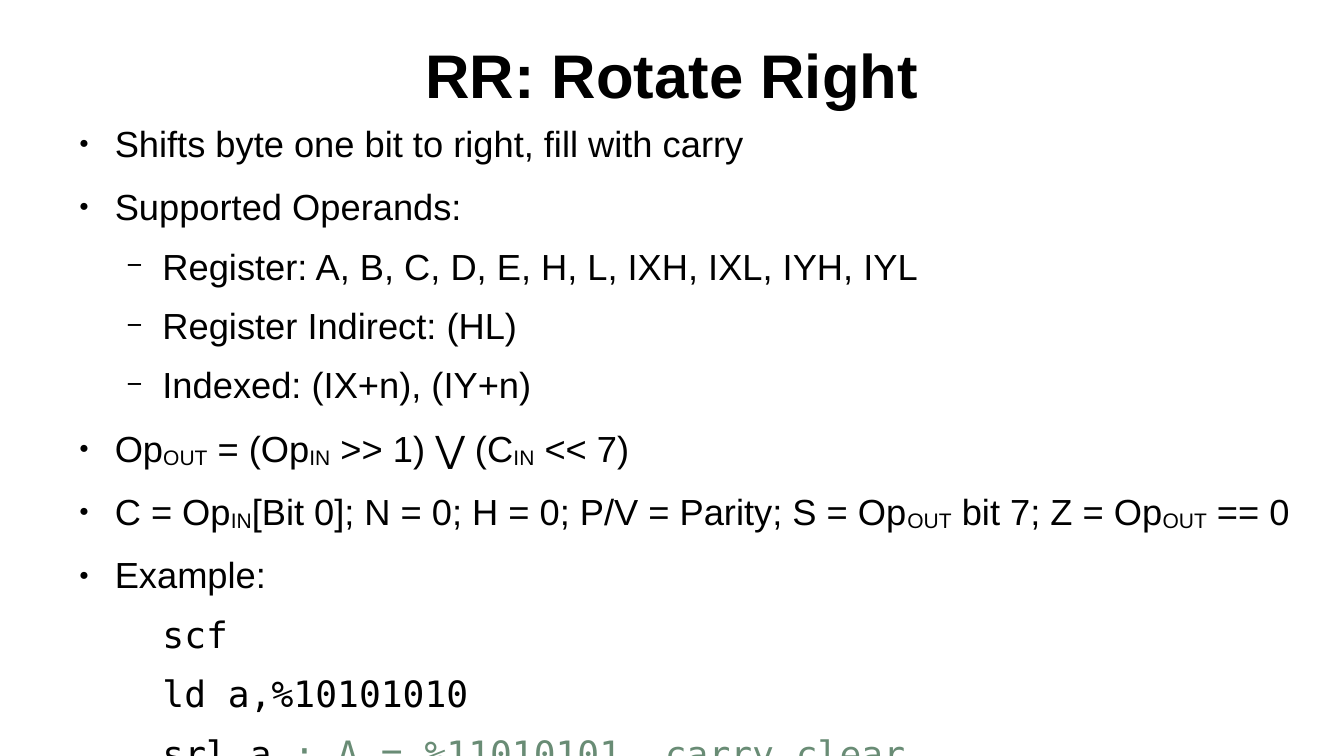
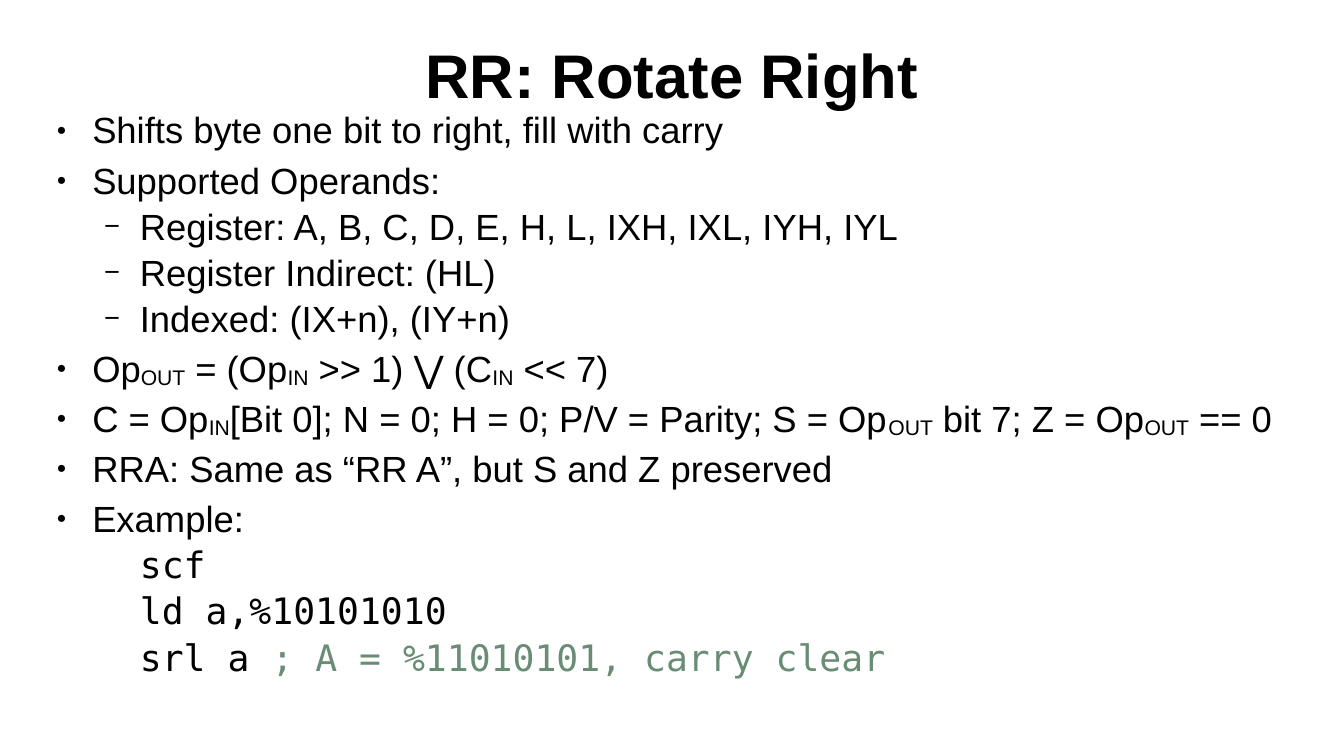
Before and after one commit to SlithyMatt/zxs-assembly-tutorial, a slide deck: slide 14 of Lesson7/Lesson7.odp. Drawn at 1344x756 pixels with LibreOffice and Linux fonts; fonts in the diff are those of the drawing. Boxes give left, top, right and bottom in pixels: in the first picture for what was removed or moved away, otherwise in the second. Text is boxed around its words. In the diff, an @@ line names an element or a change of style, - is before the commit and + after.

Commit message:
fixes to slides

```diff
--- a/Lesson7/Lesson7.odp
+++ b/Lesson7/Lesson7.odp
@@ text "Shifts byte one bit to ...": place and size @@
-text "Shifts byte one bit to ..." at bbox=[115, 130, 1289, 712]
+text "Shifts byte one bit to ..." at bbox=[92, 116, 1272, 678]
@@ text at bbox=[92, 116, 1272, 678]: size 25.9 to 26 pt in "Shifts byte one bit to right, fill ...", "Supported Operands:", "Register: A, B, C, D, E, H, ...", "Register Indirect: (HL)" and 7 more places; line spacing 1 to 21.6pt @@
@@ text at bbox=[92, 455, 833, 490]: paragraph added @@
+● RRA: Same as “RR A”, but S and Z preserved
```
Also in this commit, not shown: 3 other slides changed.
